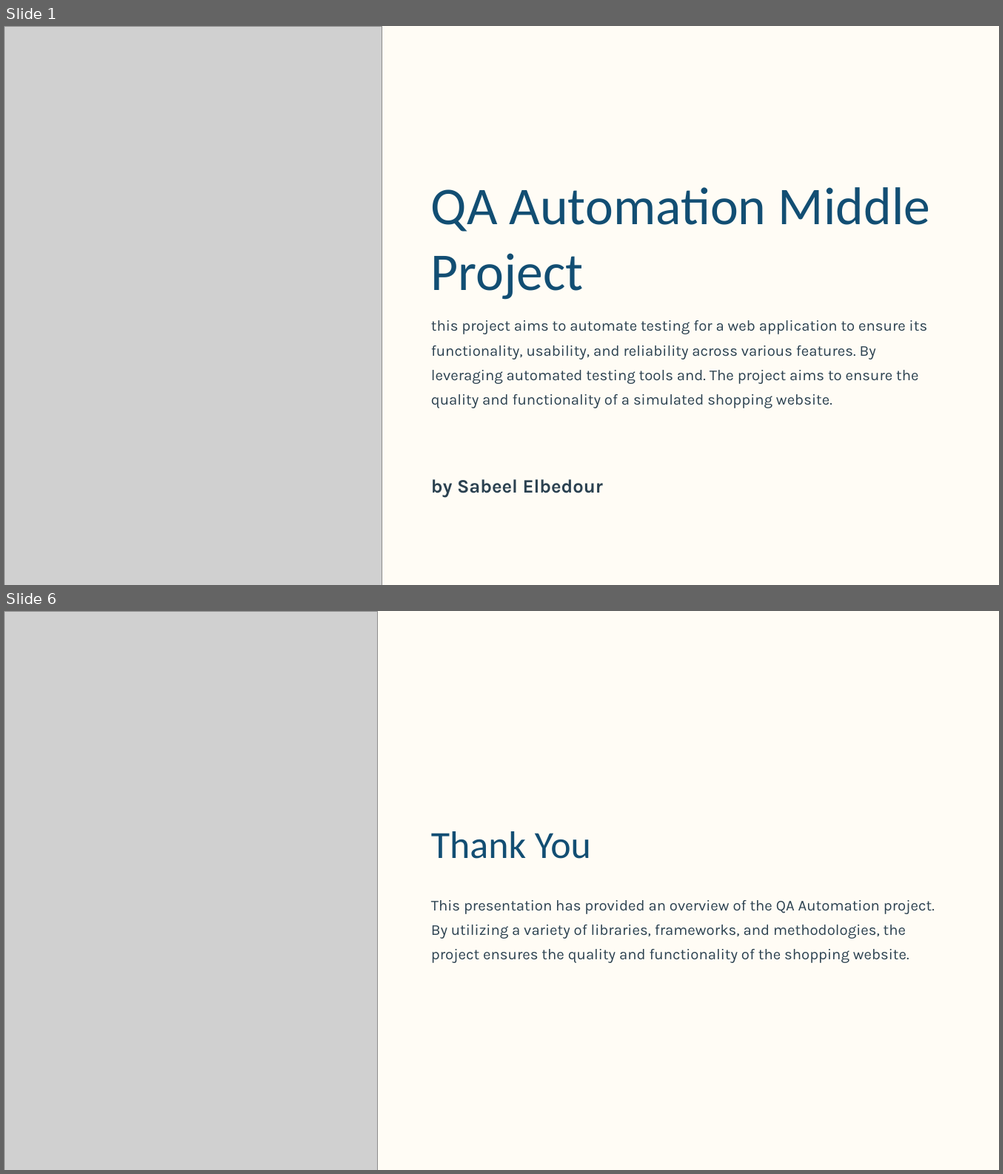
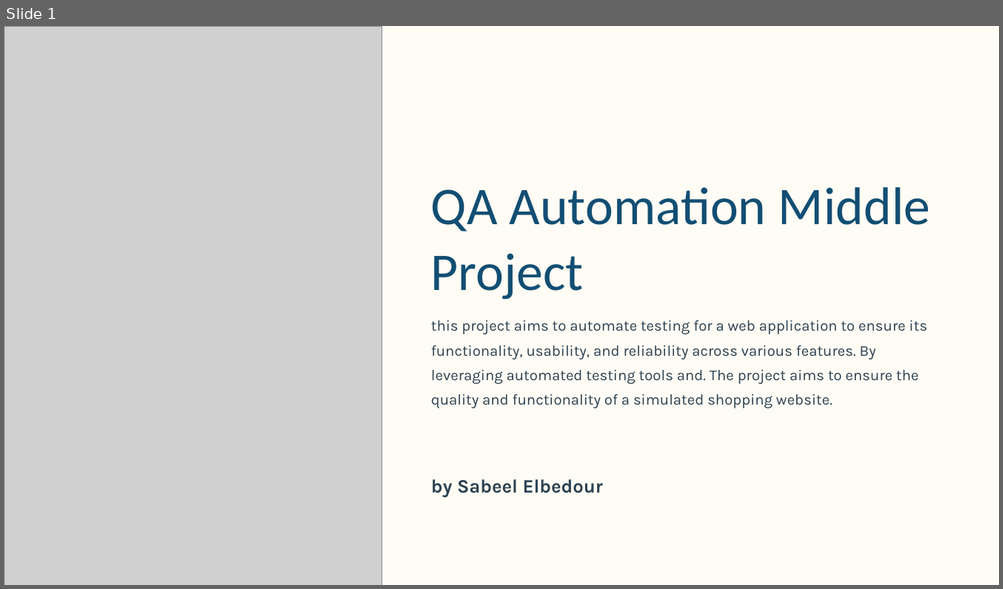
Before and after one commit to sabeel-el/QA_Automation_middle_project, a slide deck: QA-Automation-Middle-Project.pptx. Shown one above the other, each under a label of ours: slides 1 and 6 before the commit, slide 1 after it; the slides between them are not shown. The pictures are 1003x1174 and 1003x589 pixels, drawn with LibreOffice and Linux fonts; fonts in the diff are those of the drawing; grey boxes stand for pictures; background and template pictures are left out. Boxes give left, top, right and bottom in pixels: in the first picture for what was removed or moved away, otherwise in the second. Text is boxed around its words. In the diff, an @@ line names an element or a change of style, - is before the commit and + after.

```diff
--- a/QA-Automation-Middle-Project.pptx
+++ b/QA-Automation-Middle-Project.pptx
@@ slide 6 removed at box(4, 611, 999, 1170), background #000000; not listed: 1 template element that a slide beside it also shows @@
@@ picture removed at box(4, 611, 377, 1170) @@
@@ text removed at box(431, 832, 591, 859) @@
-Thank You
@@ text removed at box(431, 900, 934, 963) @@
-This presentation has provided an overview of the QA Automation project. By utilizing a variety of libraries, frameworks, and methodologies, the project ensures the quality and functionality of the shopping website.
```
Also in this commit, not shown: 4 slides changed, 3 slides added.
